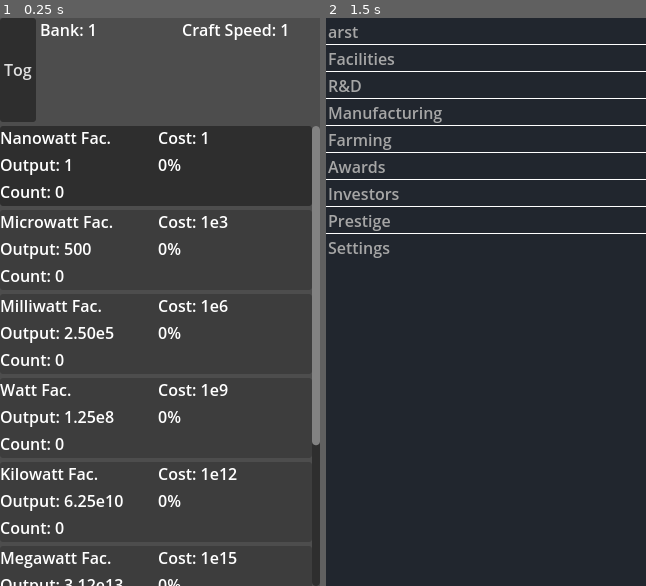
Above: before the commit, frames 1-2 (left to right).
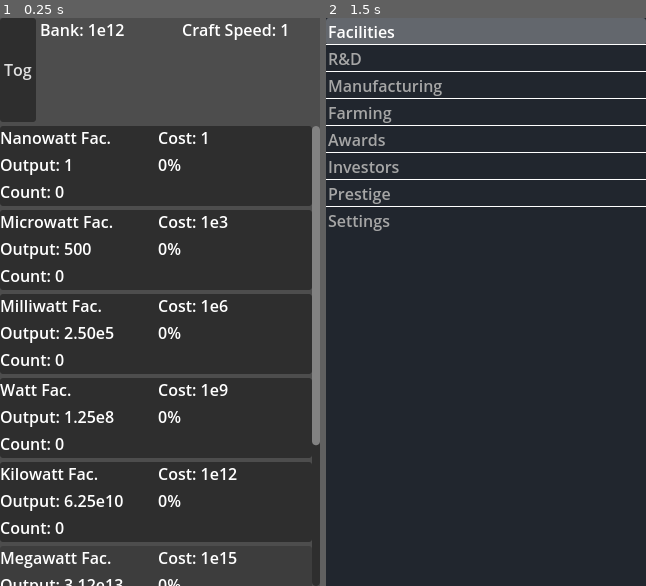
Above: after the commit, the same moments.

Repository: DylanBulfin/IncrementalGame
Game: Godot game, scene res://incremental_game.tscn
Two runs of this game, one before a commit and one after it. Both use one fixed random seed, a clock stepped at 60 frames per second and the inputs below.
Inputs:
- Up to frame 1 (0.25 s): no input
- Up to frame 2 (1.5 s): click "Tog" at 0.5 s; tap Enter at 1.25 s

The runs differ from the first frame. In frame 1, less than 0.1% of the frame differs, in the area x 30-39%, y 1-4%; in frame 2, 6.8%, in the area x 0-100%, y 0-43%.

Commit message:
Basic working prototype for upgrade screen

Diff:
--- a/incremental_game.tscn
+++ b/incremental_game.tscn
@@ -44,8 +44,7 @@
 size_flags_horizontal = 3
 theme_override_colors/guide_color = Color(1, 1, 1, 1)
 theme_override_styles/panel = SubResource("StyleBoxFlat_5tnwp")
-item_count = 1
-item_0/text = "arst"
+allow_reselect = true
 script = ExtResource("3_i1ats")
 
 [node name="MainContent" type="VBoxContainer" parent="HBoxContainer"]
--- a/scenes/components/scripts/side_menu.gd
+++ b/scenes/components/scripts/side_menu.gd
@@ -4,3 +4,5 @@
 func _ready() -> void:
 	for screen in State.screens():
 		self.add_item(screen)
+
+	self.select(0)
--- a/scenes/components/scripts/upgrade_entry.gd
+++ b/scenes/components/scripts/upgrade_entry.gd
@@ -37,12 +37,12 @@
 		var new_level = base.level() + 1
 		var new_cost = base.cost() * base.cost_ratio()
 
-		State.upgrade_update_state(base.id(), new_level, new_cost)
+		State.upgrades_update_state(base.id(), new_level, new_cost)
 
 func update_text() -> void:
 	name_label.text = base.fname()
 	cost_label.text = str("Cost: ", State.fnum(base.cost()))
-	multi_label.text = str("Output: ", State.fnum(base.multi()))
+	multi_label.text = str("Mult.: ", State.fnum(base.multiplier()))
 	level_label.text = str("Lvl " + State.fnum(base.level()))
 
 func update_vis() -> void:
--- a/scenes/components/upgrade_entry.tscn
+++ b/scenes/components/upgrade_entry.tscn
@@ -3,6 +3,7 @@
 [ext_resource type="Script" path="res://scenes/components/scripts/upgrade_entry.gd" id="1_ke732"]
 
 [node name="UpgradeEntry" type="Button"]
+custom_minimum_size = Vector2(0, 107)
 anchors_preset = 15
 anchor_right = 1.0
 anchor_bottom = 1.0
--- /dev/null
+++ b/scenes/screens/scripts/upgrade_screen.gd
@@ -0,0 +1,14 @@
+extends Control
+
+var total_delta: float = 0
+var last_update: float = 0
+
+# Called when the node enters the scene tree for the first time.
+func _ready() -> void:
+	var entry_scene = preload("res://scenes/components/upgrade_entry.tscn")
+
+	for upgrade in State.upgrades():
+		var node = entry_scene.instantiate()
+		node.base = upgrade
+		node.size_flags_horizontal = Control.SIZE_EXPAND_FILL
+		%UpgradeContainer.add_child(node)
--- /dev/null
+++ b/scenes/screens/upgrade_screen.tscn
@@ -0,0 +1,27 @@
+[gd_scene load_steps=2 format=3 uid="uid://cd75fa4rxl4bx"]
+
+[ext_resource type="Script" path="res://scenes/screens/scripts/upgrade_screen.gd" id="1_7dwi6"]
+
+[node name="UpgradeScreen" type="Control"]
+layout_mode = 3
+anchors_preset = 15
+anchor_right = 1.0
+anchor_bottom = 1.0
+grow_horizontal = 2
+grow_vertical = 2
+script = ExtResource("1_7dwi6")
+
+[node name="ScrollContainer" type="ScrollContainer" parent="."]
+layout_mode = 1
+anchors_preset = 15
+anchor_right = 1.0
+anchor_bottom = 1.0
+grow_horizontal = 2
+grow_vertical = 2
+
+[node name="UpgradeContainer" type="GridContainer" parent="ScrollContainer"]
+unique_name_in_owner = true
+layout_mode = 2
+size_flags_horizontal = 3
+size_flags_vertical = 3
+columns = 2
--- a/scripts/global/state.gd
+++ b/scripts/global/state.gd
@@ -11,7 +11,7 @@
 # Globally-relevant variables
 var update_interval_s: float = 0.2
 
-var _bank: float = 1.0
+var _bank: float = 1.0e12
 var _cspeed: float = 1.0 # Crafting/manufacturing speed
 
 var _header_sets: Array#[HeaderSetModel]
@@ -32,6 +32,7 @@
 func _ready() -> void:
 	_ready_facility()
 	_ready_header()
+	_ready_upgrades()
 
 # Most global state functions below, mostly separated by category
 
@@ -101,6 +102,11 @@
 func facility_update_percent(id: int, percent: float) -> void:
 	_facilities[id]._percent = percent
 	facility_changed.emit(id)
+
+func facility_apply_multiplier(id: int, multi: float) -> void:
+	_facilities[id]._output *= multi
+	facility_changed.emit(id)
+
 #endregion
 
 #region Upgrades
@@ -122,14 +128,23 @@
 		)
 
 func upgrades_update_state(id: int, level: int, cost: float) -> void:
-	_upgrades[id]._level = level
-	_upgrades[id]._cost = cost
+	var upgrade = _upgrades[id]
+	var new_levels = level - upgrade._level
+
+	upgrade._level = level
+	upgrade._cost = cost
 	upgrade_changed.emit(id)
 
 	# Actually apply upgrade
-	match _upgrades[id]._type:
-		Models.UpgradeType.Facility1:
-			pass
+	var total_multi = upgrade._multiplier ** new_levels
+
+	if upgrade._type as int <= Models.UpgradeType.Facility8 as int:
+		facility_apply_multiplier(upgrade._type as int, total_multi)
+	else:
+		match upgrade._type:
+			Models.UpgradeType.CSpeed:
+				_cspeed *= total_multi
+
 #endregion
 
 #region Manufacturing
--- a/scripts/screen_manager.gd
+++ b/scripts/screen_manager.gd
@@ -9,7 +9,7 @@
 func _ready() -> void:
 	screen_nodes = [
 		preload("res://scenes/screens/facility_screen.tscn"),
-		preload("res://scenes/screens/dummy_screen.tscn"),
+		preload("res://scenes/screens/upgrade_screen.tscn"),
 		preload("res://scenes/screens/dummy_screen.tscn"),
 		preload("res://scenes/screens/dummy_screen.tscn"),
 		preload("res://scenes/screens/dummy_screen.tscn"),
